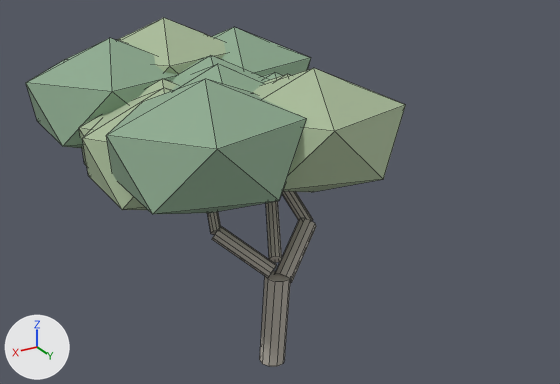
One commit to the Blender file assets/models/source/xinhua-road/plane-tree-massing-c.blend: the scene before it, then after it.
Camera for both pictures: a camera (50 mm lens) standing at (8.31, 14.23, 11.7) and looking at (-0.67, -0.73, 4.22). The axes (+X, +Y, +Z) are drawn at lower left. The lights are the same throughout. The picture after the commit comes second. Mesh edges are drawn as thin lines.

The first picture shows 'plane-tree-massing-c'.
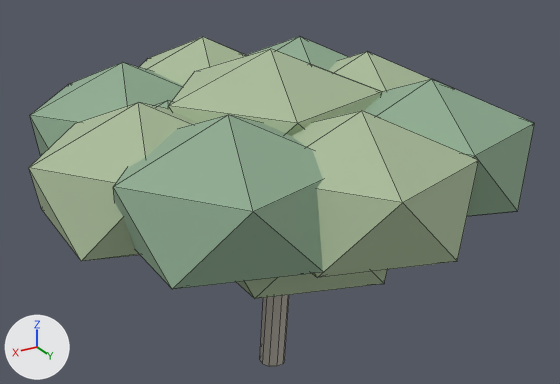
Where the change shows, as pixel boxes (x1, y1, x2, y2) in the pictures (560 x 384 px; the box of a moved part takes in the faces that stretch with it):
'plane-tree-massing-c', reshaped (33% wider): before (26, 18, 406, 366); after (29, 36, 535, 366)
part 1 of me_cylinder, moved or reshaped (not visible afterwards): before (212, 226, 277, 278)
part 2 of me_cylinder, moved or reshaped (not visible afterwards): before (282, 191, 313, 221)
part 3 of me_cylinder, moved or reshaped (not visible afterwards): before (275, 218, 316, 283)
part 4 of me_cylinder, moved or reshaped (not visible afterwards): before (266, 201, 282, 263)
part 5 of me_cylinder, moved or reshaped (not visible afterwards): before (207, 212, 221, 234)
part 6 of me_cylinder, added (mostly hidden): after (154, 100, 172, 109)
part 7 of me_cylinder, added: after (237, 269, 388, 299)
part 8 of me_cylinder, added: after (329, 52, 430, 92)
part 9 of me_cylinder, added: after (247, 36, 348, 71)
part 10 of me_cylinder, added: after (140, 37, 247, 86)
part 11 of me_cylinder, added: after (30, 62, 183, 155)
part 12 of me_cylinder, added: after (29, 102, 196, 261)
part 13 of me_cylinder, added: after (113, 115, 323, 289)
part 14 of me_cylinder, added: after (291, 111, 479, 278)
part 15 of me_cylinder, added: after (364, 79, 535, 216)
part 16 of me_cylinder, added: after (168, 49, 382, 135)
part 17 of me_cylinder, deleted: before (26, 18, 311, 166)
part 18 of me_cylinder, deleted: before (82, 68, 406, 214)

Diff of the bpy script that builds the scene:
```diff
--- a/assets/models/source/xinhua-road/plane-tree-massing-c.blend.py
+++ b/assets/models/source/xinhua-road/plane-tree-massing-c.blend.py
@@ me_cylinder @@
-me_cylinder.from_pydata(...)  # 332 vertices, 340 faces; spans x -3.99..4.09, y -7.42..1.62, z -0.03..7.75
+me_cylinder.from_pydata(...)  # 416 vertices, 416 faces; spans x -5.39..5.44, y -5.43..5.38, z -0.03..7.97
+# me_cylinder part 1: the loose piece of 20 vertices spanning x -0.23..1.06, y -1.25..0.06, z 2.32..3.53 is multiplied about its middle by the matrix ((-0.31, 0.731, 0.362), (-0.771, -0.389, 0.125), (0.266, -0.276, 0.784)), then moved by (-1.98, 0.88, 0.92)
+# me_cylinder part 2: the loose piece of 20 vertices spanning x -1.66..-0.99, y -1.94..-0.62, z 3.06..4.47 is multiplied about its middle by the matrix ((-0.341, 0.4, -0.024), (-0.401, -0.341, 0.01), (-0.008, 0.025, 0.525)), then moved by (-0.89, 1.56, 0.99)
+# me_cylinder part 3: the loose piece of 20 vertices spanning x -1.67..-0.19, y -0.96..0.16, z 2.03..3.37 is multiplied about its middle by the matrix ((0.341, -0.758, -0.005), (0.757, 0.34, 0.039), (-0.034, -0.02, 0.83)), then moved by (0.92, -0.22, 0.21)
+# me_cylinder part 4: the loose piece of 20 vertices spanning x -0.96..-0.03, y -1.46..-0.01, z 2.64..3.81 is multiplied about its middle by the matrix ((0.811, 0.124, 0.173), (-0.169, 0.789, 0.226), (-0.129, -0.253, 0.788)), then moved by (0.3, -0.74, 0.65)
+# me_cylinder part 5: the loose piece of 20 vertices spanning x 0.5..1.04, y -2.27..-1.01, z 3.27..4.59 is multiplied about its middle by the matrix ((-0.489, -0.731, -0.109), (0.739, -0.488, -0.038), (-0.028, -0.112, 0.878)), then moved by (0.36, 1.12, 0.26)
+# me_cylinder part 6: a new loose piece, an icosphere of 20 faces spanning x 0.05..4.25, y -2.65..1.35, z 3.75..6.99, in mat_梧桐远景叶深 (greyish green #8eab90)
+# me_cylinder part 7: a new loose piece, an icosphere of 20 faces spanning x -1.35..2.85, y 0.35..4.35, z 3.5..6.74, in mat_梧桐远景叶浅 (greyish green #aabc9a)
+# me_cylinder part 8: a new loose piece, an icosphere of 20 faces spanning x -5.39..-1.01, y -2.88..1.28, z 4.13..7.37, in mat_梧桐远景叶浅 (greyish green #aabc9a)
+# me_cylinder part 9: a new loose piece, an icosphere of 20 faces spanning x -4.54..-0.16, y -4.63..-0.47, z 4.28..7.52, in mat_梧桐远景叶深 (greyish green #8eab90)
+# me_cylinder part 10: a new loose piece, an icosphere of 20 faces spanning x -2.19..2.19, y -5.43..-1.27, z 4.38..7.62, in mat_梧桐远景叶浅 (greyish green #aabc9a)
+# me_cylinder part 11: a new loose piece, an icosphere of 20 faces spanning x 0.26..4.64, y -4.53..-0.37, z 4.23..7.47, in mat_梧桐远景叶深 (greyish green #8eab90)
+# me_cylinder part 12: a new loose piece, an icosphere of 20 faces spanning x 1.06..5.44, y -1.53..2.63, z 4.18..7.42, in mat_梧桐远景叶浅 (greyish green #aabc9a)
+# me_cylinder part 13: a new loose piece, an icosphere of 20 faces spanning x 0.16..4.54, y 0.47..4.63, z 4.33..7.57, in mat_梧桐远景叶深 (greyish green #8eab90)
+# me_cylinder part 14: a new loose piece, an icosphere of 20 faces spanning x -2.19..2.19, y 1.22..5.38, z 4.23..7.47, in mat_梧桐远景叶浅 (greyish green #aabc9a)
+# me_cylinder part 15: a new loose piece, an icosphere of 20 faces spanning x -4.64..-0.26, y 0.32..4.48, z 4.28..7.52, in mat_梧桐远景叶深 (greyish green #8eab90)
+# me_cylinder part 16: a new loose piece, an icosphere of 20 faces spanning x -2.41..2.41, y -2.3..2.3, z 4.73..7.97, in mat_梧桐远景叶浅 (greyish green #aabc9a)
+# me_cylinder part 17: 9 loose pieces with 116 vertices, spanning x -3.99..4.09, y -7.42..-0.13, z 3.36..7.75, are deleted
+# me_cylinder part 18: 36 vertices removed from x -3.59..3.69, y -3.92..1.62, z 3.75..7.45
+# other edits to the shape of me_cylinder do not show in these pictures
 me_cylinder.materials.append(mat_梧桐远景树干)
```
